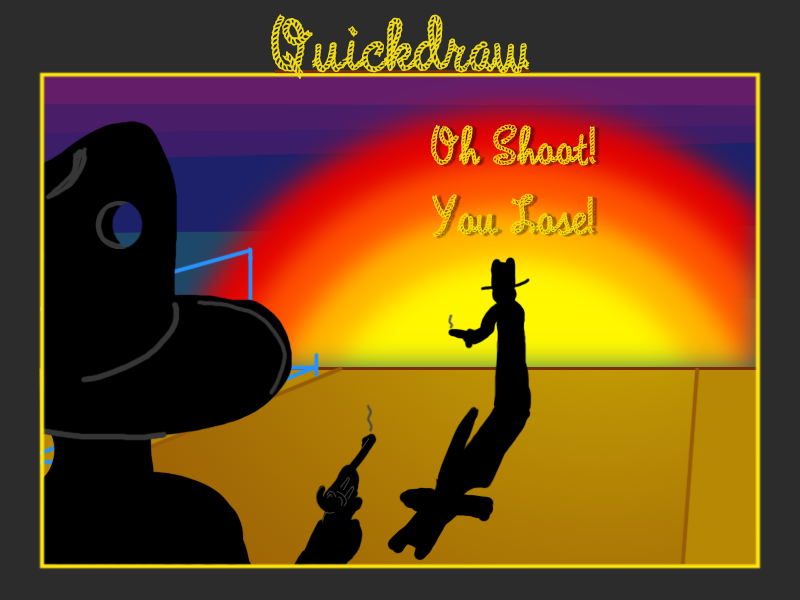
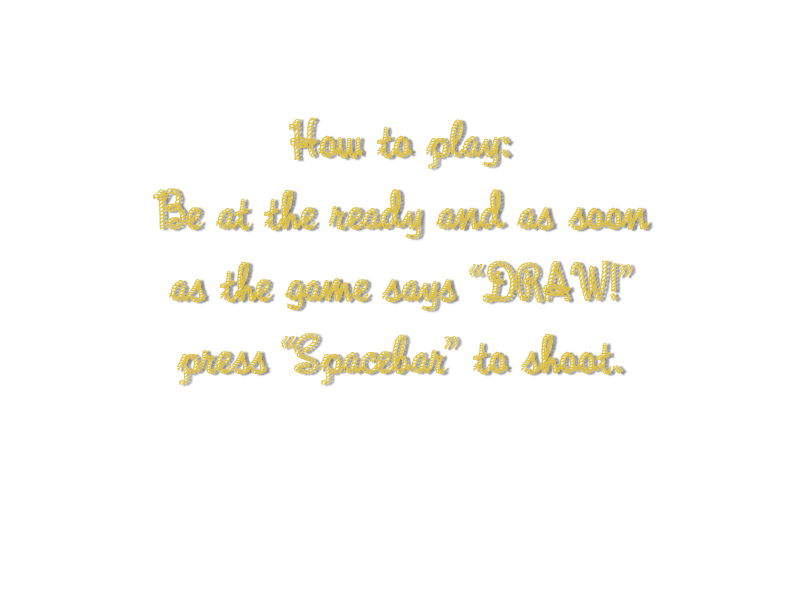
Layered file, before and after one edit (w=800, h=600). Changes by layer:
added layer "How to play: Be at the ready and as soon as the game says “DRAW" above "Quickdraw Title" over [153, 117, 649, 385]
hid group "Quickdraw Title" (6 layers) over [190, 14, 607, 305]
hid "Oh Shoot! You Lose!" over [430, 124, 596, 238]
hid group "Border" (2 layers) over [38, 71, 762, 570]
hid group "Player" (1st of 2) (4 layers) over [41, 120, 422, 567]
hid group "Enemy" (8 layers) over [379, 256, 532, 561]
hid group "Road" (1st of 2) (6 layers) over [40, 246, 759, 565]
hid "Building Left" over [40, 246, 320, 475]
hid group "Sunset copy" (1 layers) over [39, 75, 793, 566]
hid group "Sunset" (5 layers) over [42, 75, 758, 368]
hid group "BG" (2 layers) over [0, 0, 800, 600]
